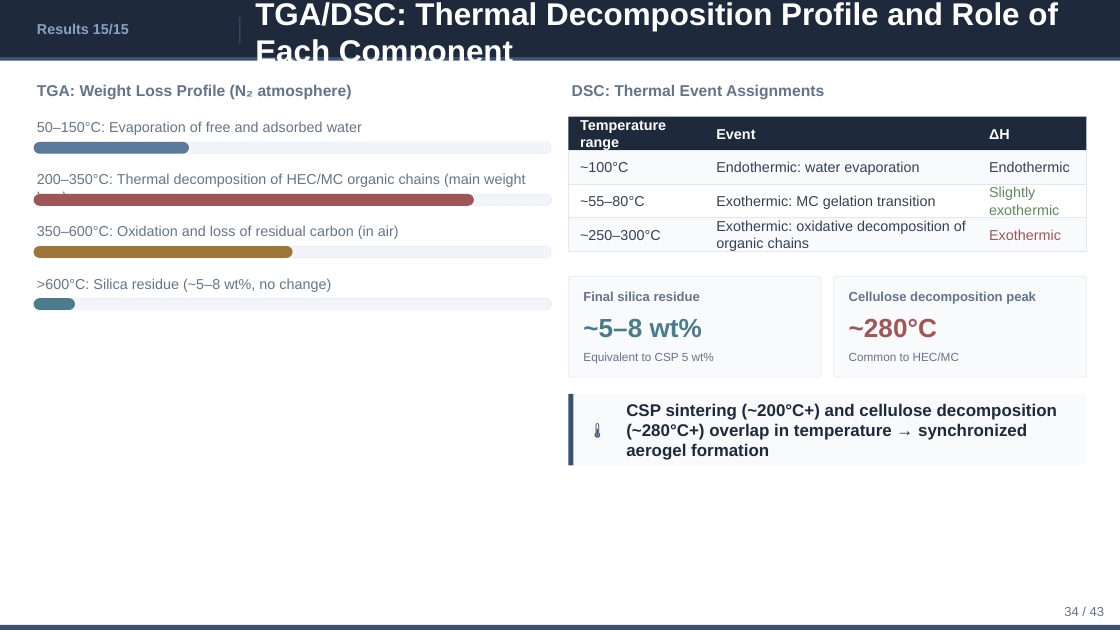
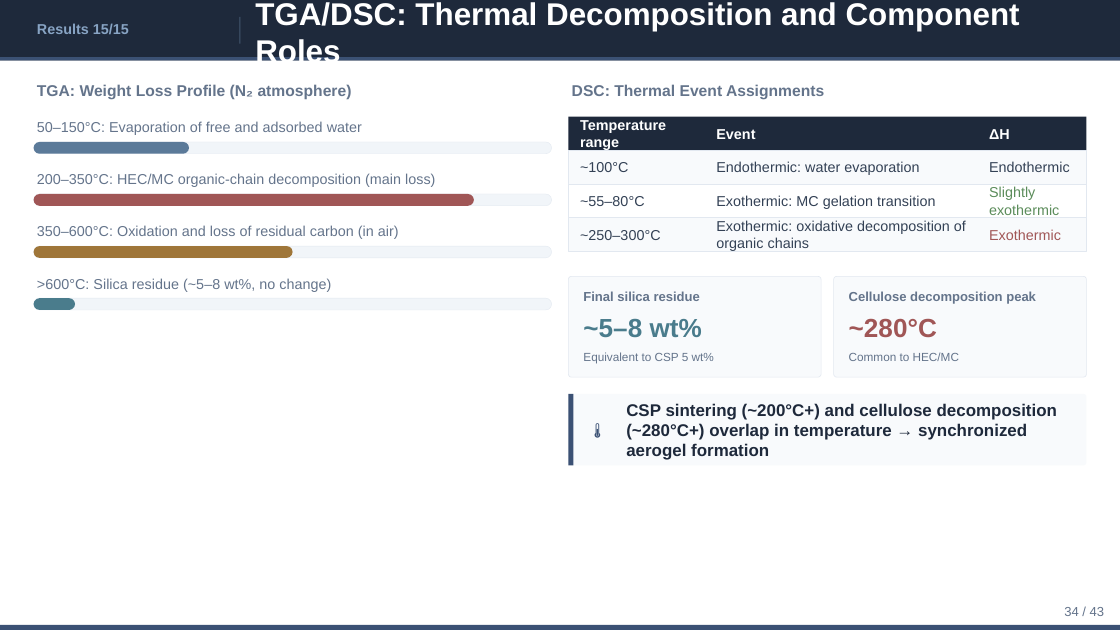
Before and after one commit to ytaisei0525-design/my-first-claude, a slide deck: slide 34 of slides_en.pptx. Drawn at 1120x630 pixels with LibreOffice and Linux fonts; fonts in the diff are those of the drawing. Boxes give left, top, right and bottom in pixels: in the first picture for what was removed or moved away, otherwise in the second. Text is boxed around its words. In the diff, an @@ line names an element or a change of style, - is before the commit and + after.

```diff
--- a/slides_en.pptx
+++ b/slides_en.pptx
@@ text at (255, 2, 1020, 68): text changed @@
-TGA/DSC: Thermal Decomposition Profile and Role of Each Component
+TGA/DSC: Thermal Decomposition and Component Roles
@@ text at (37, 173, 435, 187): text changed @@
-200–350°C: Thermal decomposition of HEC/MC organic chains (main weight loss)
+200–350°C: HEC/MC organic-chain decomposition (main loss)
```
Also in this commit, not shown: 1 other slide changed, 3 other files.
